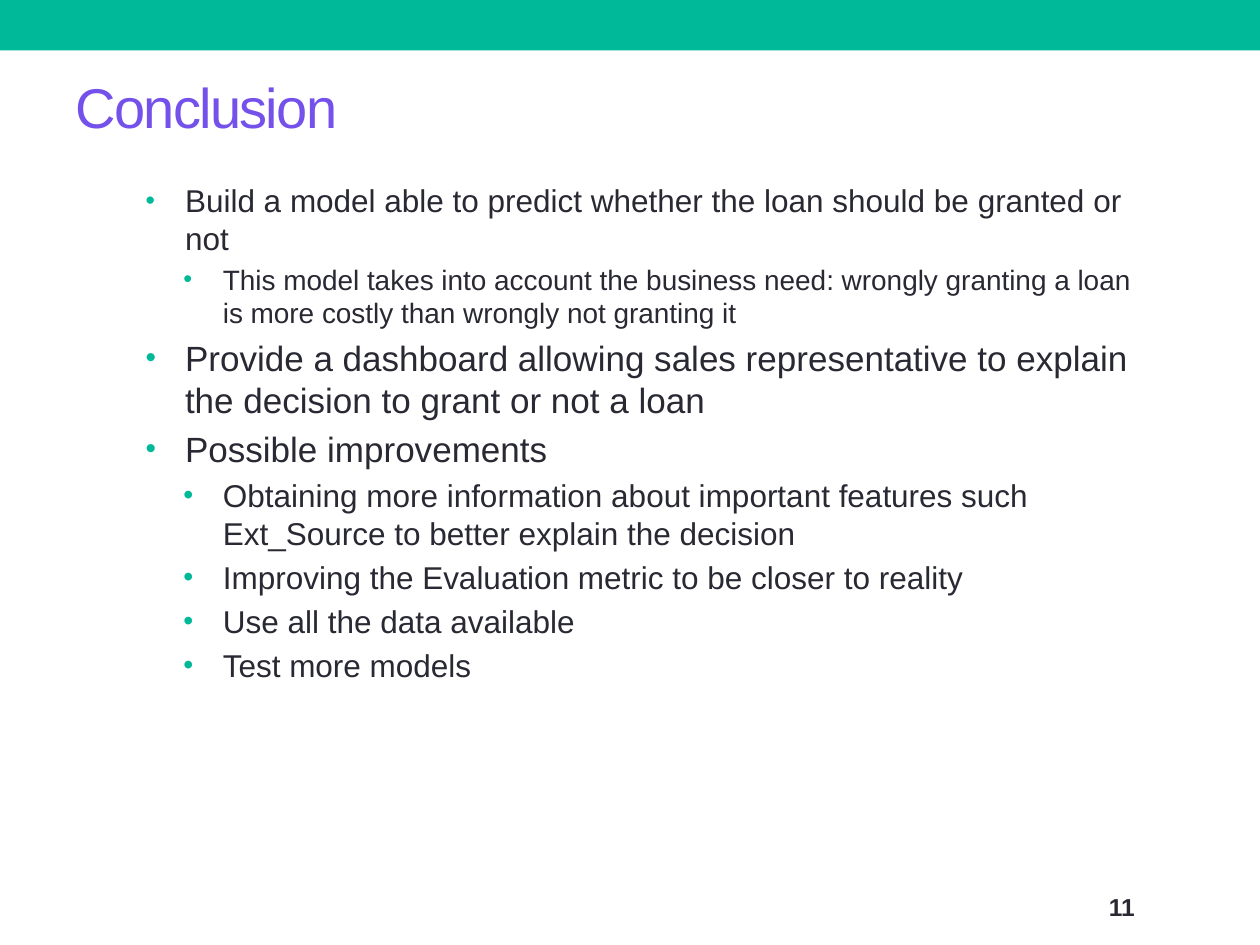
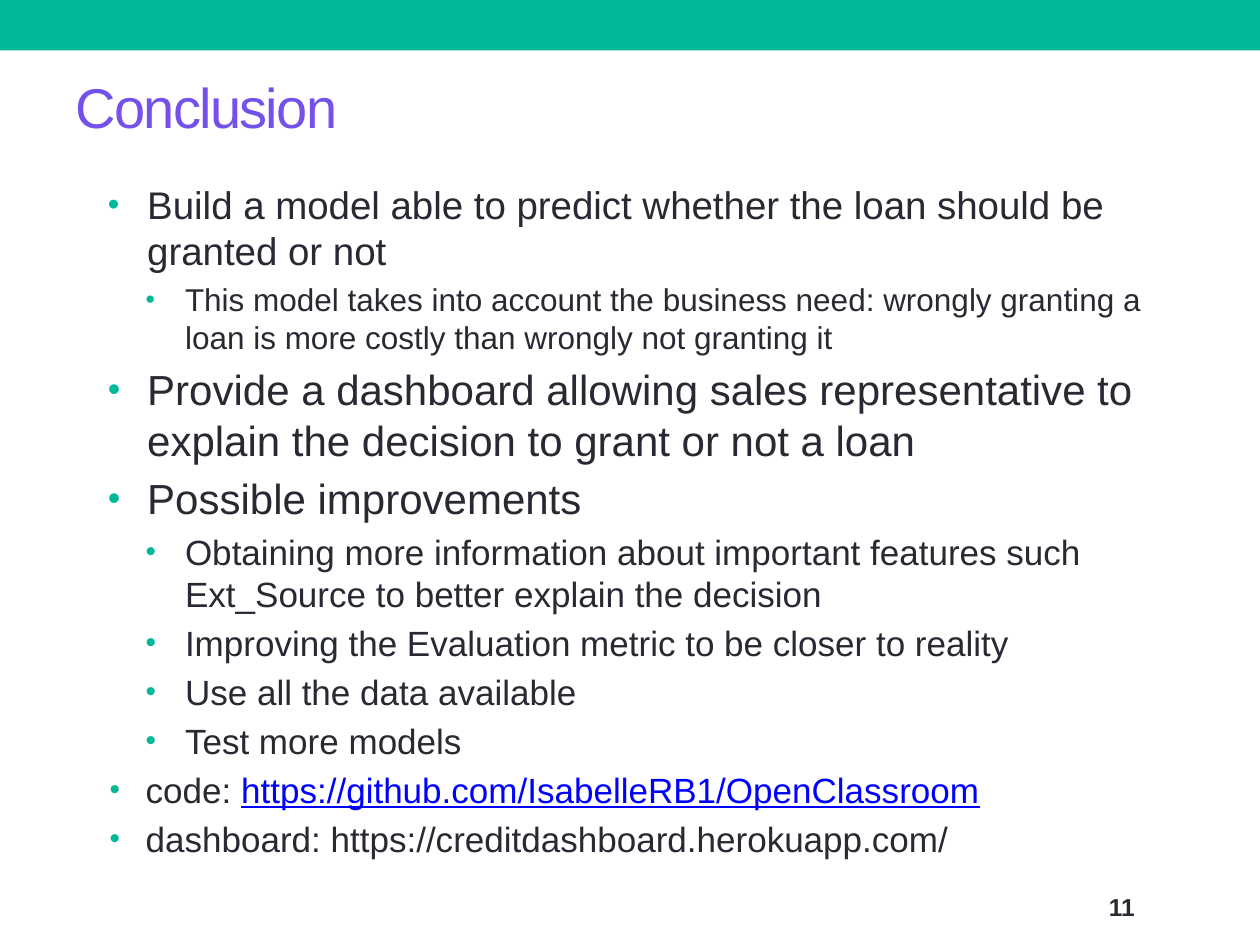
Before and after one commit to IsabelleRB1/OpenClassroom, a slide deck: slide 11 of P7_5_presentation.pptx. Drawn at 1260x945 pixels with LibreOffice and Linux fonts; fonts in the diff are those of the drawing. Boxes give left, top, right and bottom in pixels: in the first picture for what was removed or moved away, otherwise in the second. Text is boxed around its words. In the diff, an @@ line names an element or a change of style, - is before the commit and + after.

```diff
--- a/P7_5_presentation.pptx
+++ b/P7_5_presentation.pptx
@@ text at bbox=[147, 191, 1141, 755]: size 18 to 22 pt in "Build a model able to predict whether ..."; size 16 to 18 pt in "This model takes into account the business ..."; size 20 to 24 pt in "Provide a dashboard allowing sales representative to ...", "Possible improvements"; size 18 to 20 pt in "Obtaining more information about important features such ...", "Improving the Evaluation metric to be closer ...", "Use all the data available", "Test more models"; list level 2 to 1 in "Build a model able to ..."; list level 3 to 2 in "This model takes into account ..."; list level 2 to 1 in "Provide a dashboard allowing sales ..."; list level 2 to 1 in "Possible improvements"; list level 3 to 2 in "Obtaining more information about important ..."; list level 3 to 2 in "Improving the Evaluation metric to ..."; list level 3 to 2 in "Use all the data available"; list level 3 to 2 in "Test more models" @@
@@ text at bbox=[146, 777, 979, 859]: paragraphs added @@
+• code: https://github.com/IsabelleRB1/OpenClassroom
+• dashboard: https://creditdashboard.herokuapp.com/
```
Also in this commit, not shown: 2 other slides changed, 1 other file.
